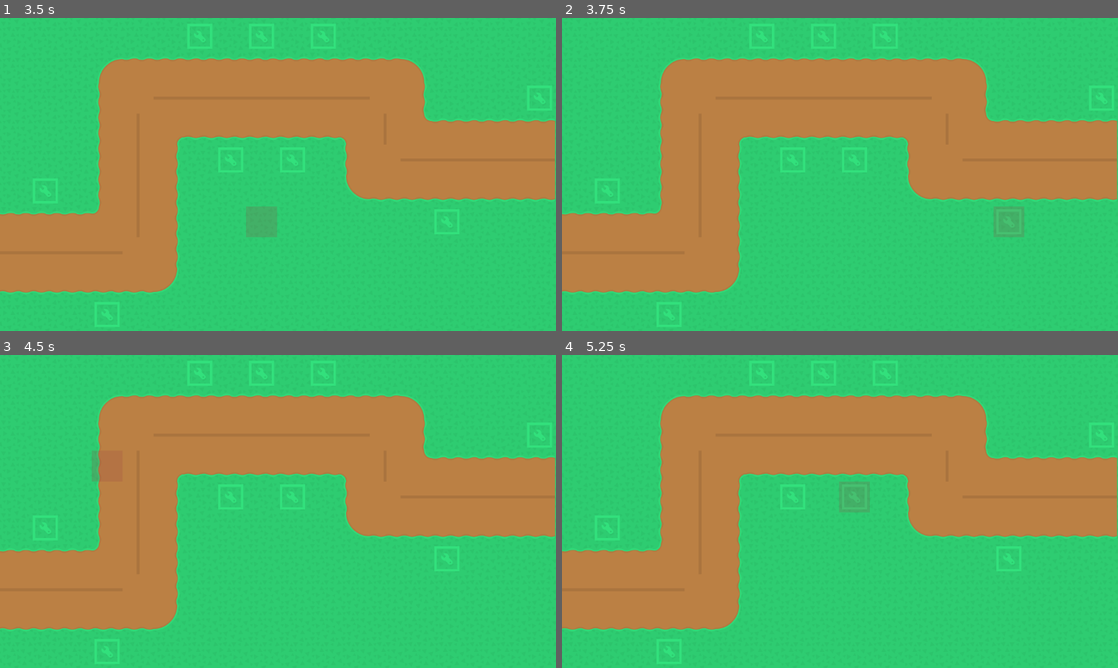
Above: before the commit, frames 1-4 (two rows, left to right).
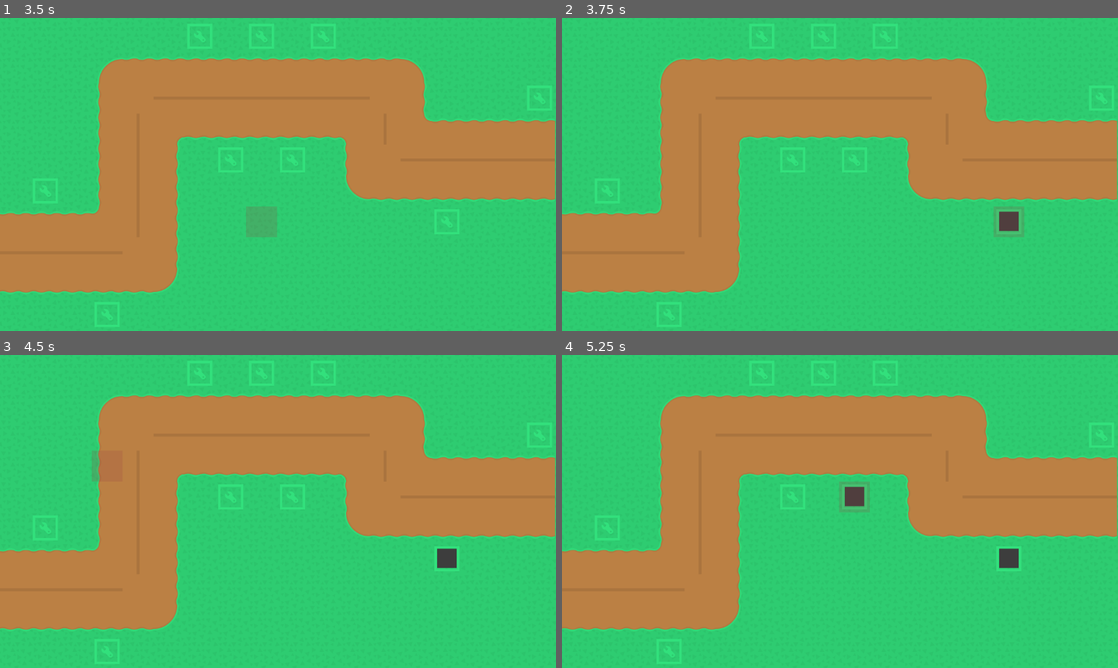
Above: after the commit, the same moments.

Repository: MethodicGnat/game_jam_repository
Game: Godot game, scene res://scenes/main/gameplay.tscn
Same seed, same stepped clock (60 frames per second), same inputs: the game is played once before the commit and once after it.
Inputs (mouse positions are in pixels of both pictures, inside the frame that each line leads up to):
- Up to frame 1 (3.5 s): tap Enter at 0.5, 2 s; move the mouse to (400, 158) at 0.52 s; press the mouse at (400, 158) at 0.53 s; tap Space at 1.25, 2.75 s; move the mouse to (166, 190) at 1.27 s; release the mouse at (166, 190) at 1.28 s; click (166, 190) at 1.35 s; move the mouse to (333, 105) at 2.02 s; press the mouse at (333, 105) at 2.03 s; move the mouse to (250, 237) at 2.77 s; release the mouse at (250, 237) at 2.78 s; click (250, 237) at 2.85 s
- Up to frame 2 (3.75 s): tap Enter at 3.5 s; move the mouse to (1006, 221) at 3.52 s; press the mouse at (1006, 221) at 3.53 s
- Up to frame 3 (4.5 s): tap Space at 4.25 s; move the mouse to (111, 464) at 4.27 s; release the mouse at (111, 464) at 4.28 s; click (111, 464) at 4.35 s
- Up to frame 4 (5.25 s): move the mouse to (867, 511) at 5.02 s; press the mouse at (867, 511) at 5.03 s

Frame 1 is identical in both runs. In frame 2, 0.2% of the frame differs, in the area x 78-83%, y 61-68%; in frame 3, 0.2%; in frame 4, 0.4%, in the area x 50-83%, y 42-68%.

Commit message:
Adding BuildingManager

Diff:
--- a/scenes/main/gameplay.gd
+++ b/scenes/main/gameplay.gd
@@ -2,12 +2,12 @@
 extends Node2D
 
 @export var tower_packed_scene: PackedScene
+@export var building_manager: BuildingManager
 @onready var tile_map_layer: TileMapLayer = $TileMapLayer
-@onready var highlight_tile: HighlightTile = $HighlightTile
+
 
 func _unhandled_input(event: InputEvent) -> void:
 	if event.is_action_pressed("left_mouse"):
 		var cell_pos: Vector2i = tile_map_layer.local_to_map(tile_map_layer.get_local_mouse_position())
-		var cell_data = tile_map_layer.get_cell_tile_data(cell_pos).get_custom_data("buildable")
 
-		print_debug(cell_data)
+		building_manager.place_tower(cell_pos, tower_packed_scene)
--- a/scenes/main/gameplay.tscn
+++ b/scenes/main/gameplay.tscn
@@ -1,8 +1,10 @@
-[gd_scene load_steps=8 format=4 uid="uid://b5ccqtf8r2ifj"]
+[gd_scene load_steps=10 format=4 uid="uid://b5ccqtf8r2ifj"]
 
 [ext_resource type="Script" uid="uid://rjs046dho8yl" path="res://scenes/main/gameplay.gd" id="1_0rn45"]
 [ext_resource type="Texture2D" uid="uid://bbgd0udt6w7k4" path="res://assets/tileset/Tilesheet/towerDefense_tilesheet.png" id="1_l5ug7"]
 [ext_resource type="PackedScene" uid="uid://sf727m8yoyhu" path="res://scenes/main/highlight_tile/highlight_tile.tscn" id="2_l5ug7"]
+[ext_resource type="PackedScene" uid="uid://by2oump67kqs8" path="res://scenes/main/tower/tower.tscn" id="2_sg6x4"]
+[ext_resource type="PackedScene" uid="uid://bi5l3vkts46n8" path="res://scenes/main/managers/building_manager.tscn" id="3_pn8wo"]
 
 [sub_resource type="NavigationPolygon" id="NavigationPolygon_wcilp"]
 vertices = PackedVector2Array(32, 32, -32, 32, -32, -32, 32, -32)
@@ -53,8 +55,13 @@
 custom_data_layer_0/type = 1
 sources/1 = SubResource("TileSetAtlasSource_aseis")
 
-[node name="Gameplay" type="Node2D"]
+[node name="Gameplay" type="Node2D" node_paths=PackedStringArray("building_manager")]
 script = ExtResource("1_0rn45")
+tower_packed_scene = ExtResource("2_sg6x4")
+building_manager = NodePath("BuildingManager")
+
+[node name="BuildingManager" parent="." node_paths=PackedStringArray("tile_map_layer") instance=ExtResource("3_pn8wo")]
+tile_map_layer = NodePath("../TileMapLayer")
 
 [node name="TileMapLayer" type="TileMapLayer" parent="."]
 tile_map_data = PackedByteArray("AAAAAAAAAQABAAEAAAAAAAEAAQABAAEAAAAAAAIAAQABAAEAAAAAAAMAAQABAAEAAAAAAAQAAQABAAEAAAAAAA …(4288 unchanged characters)…
--- /dev/null
+++ b/scenes/main/managers/building_manager.gd
@@ -0,0 +1,28 @@
+class_name BuildingManager
+extends Node
+
+@export var tile_map_layer: TileMapLayer
+
+const TOWER_GROUP: String = "TOWER_GROUP"
+const IS_BUILDABLE: String = "buildable"
+
+var used_tiles: Array[Vector2i] = []
+
+func place_tower(cell_pos: Vector2i, tower_packed_scene: PackedScene) -> void:
+	if !is_valid_tower_placement(cell_pos):
+		return
+
+	var tower = tower_packed_scene.instantiate()
+	add_child(tower)
+	tower.position = cell_pos * 64
+
+	tower.add_to_group(TOWER_GROUP)
+	used_tiles.append(cell_pos)
+
+func is_valid_tower_placement(cell_pos: Vector2i) -> bool:
+	if used_tiles.has(cell_pos):
+		return false
+
+	var cell_data = tile_map_layer.get_cell_tile_data(cell_pos).get_custom_data(IS_BUILDABLE)
+
+	return cell_data
--- /dev/null
+++ b/scenes/main/managers/building_manager.tscn
@@ -0,0 +1,6 @@
+[gd_scene load_steps=2 format=3 uid="uid://bi5l3vkts46n8"]
+
+[ext_resource type="Script" uid="uid://dsa8gvwxbm3xo" path="res://scenes/main/managers/building_manager.gd" id="1_7oqkk"]
+
+[node name="BuildingManager" type="Node"]
+script = ExtResource("1_7oqkk")
--- /dev/null
+++ b/scenes/main/spawners/enemy_spawner.gd
@@ -0,0 +1,2 @@
+class_name EnemySpawner
+extends Node
--- /dev/null
+++ b/scenes/main/spawners/enemy_spawner.tscn
@@ -0,0 +1,6 @@
+[gd_scene load_steps=2 format=3 uid="uid://brwwnnjehcgde"]
+
+[ext_resource type="Script" uid="uid://c68dsa23ajwfm" path="res://scenes/main/spawners/enemy_spawner.gd" id="1_w1txr"]
+
+[node name="EnemySpawner" type="Node2D"]
+script = ExtResource("1_w1txr")
--- /dev/null
+++ b/scenes/main/tower/tower.tscn
@@ -0,0 +1,11 @@
+[gd_scene format=3 uid="uid://by2oump67kqs8"]
+
+[node name="Node2D" type="Node2D"]
+
+[node name="ColorRect" type="ColorRect" parent="."]
+offset_left = 12.0
+offset_top = 11.0
+offset_right = 52.0
+offset_bottom = 51.0
+mouse_filter = 2
+color = Color(0.24115604, 0.24115604, 0.24115604, 1)
Not shown, added: scenes/main/managers/building_manager.gd.uid
Not shown, added: scenes/main/spawners/enemy_spawner.gd.uid
